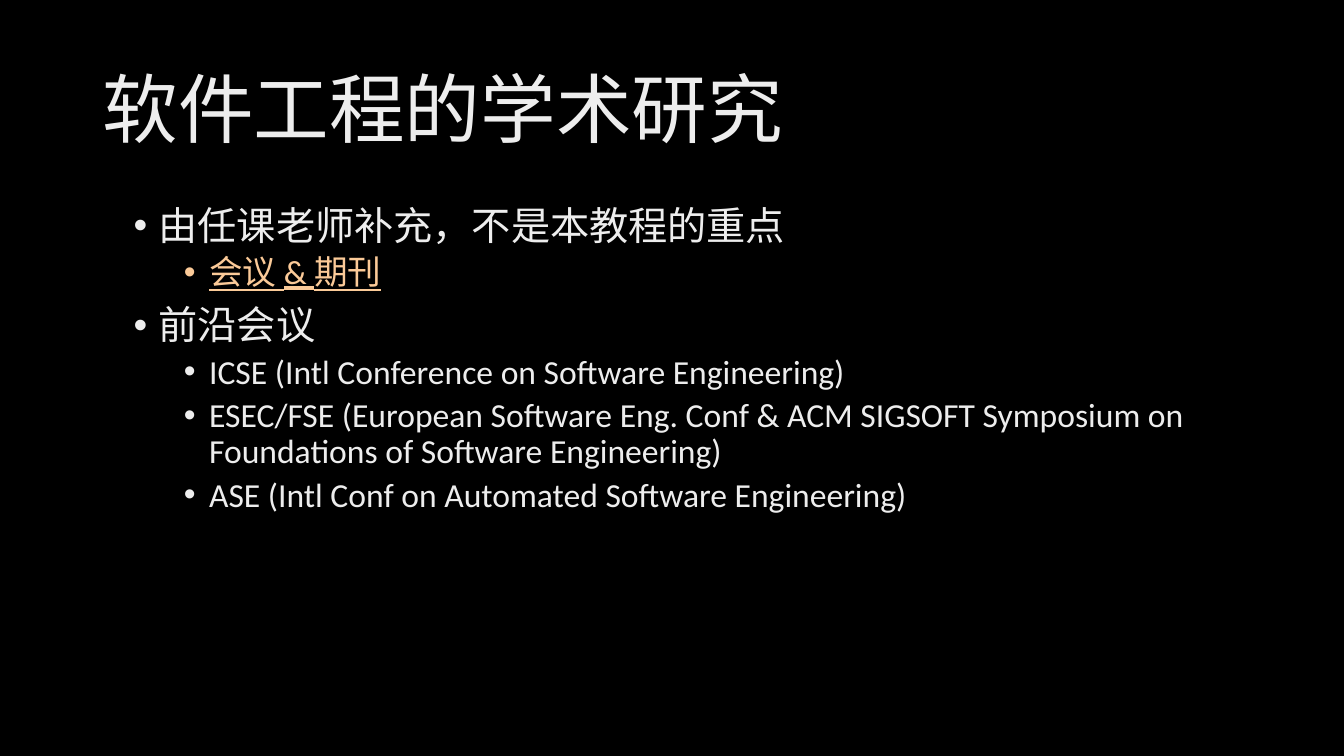
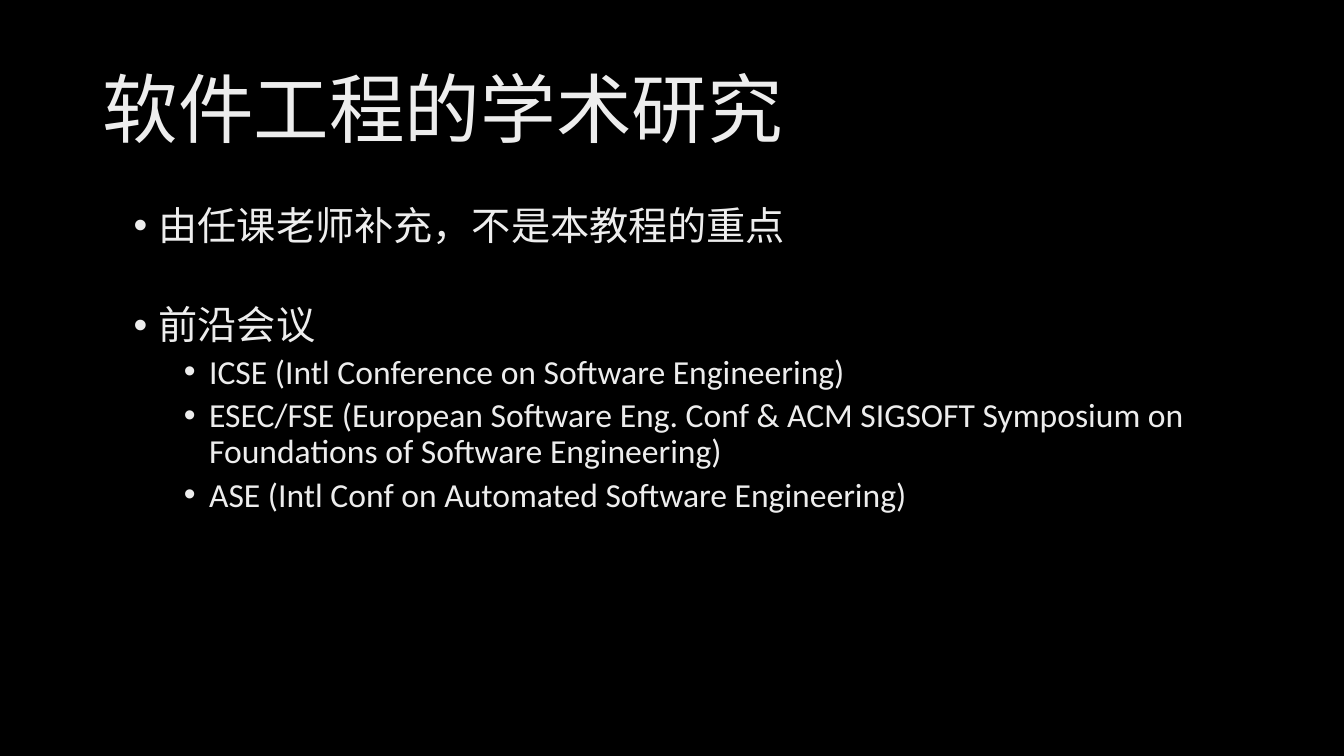
Before and after one commit to xinase/ASE, a slide deck: slide 53 of chapter01/ASE_1_SoftwareEngineering.pptx (slide 54 before the commit). Drawn at 1344x756 pixels with LibreOffice and Linux fonts; fonts in the diff are those of the drawing; background and template pictures are left out. Boxes give left, top, right and bottom in pixels: in the first picture for what was removed or moved away, otherwise in the second. Text is boxed around its words. In the diff, an @@ line names an element or a change of style, - is before the commit and + after.

```diff
--- a/chapter01/ASE_1_SoftwareEngineering.pptx
+++ b/chapter01/ASE_1_SoftwareEngineering.pptx
@@ text at (x1=209, y1=256, x2=381, y2=291): paragraph removed @@
-  • 会议 & 期刊
```
Also in this commit, not shown: 1 other slide changed, 2 slides removed, 29 other files.
